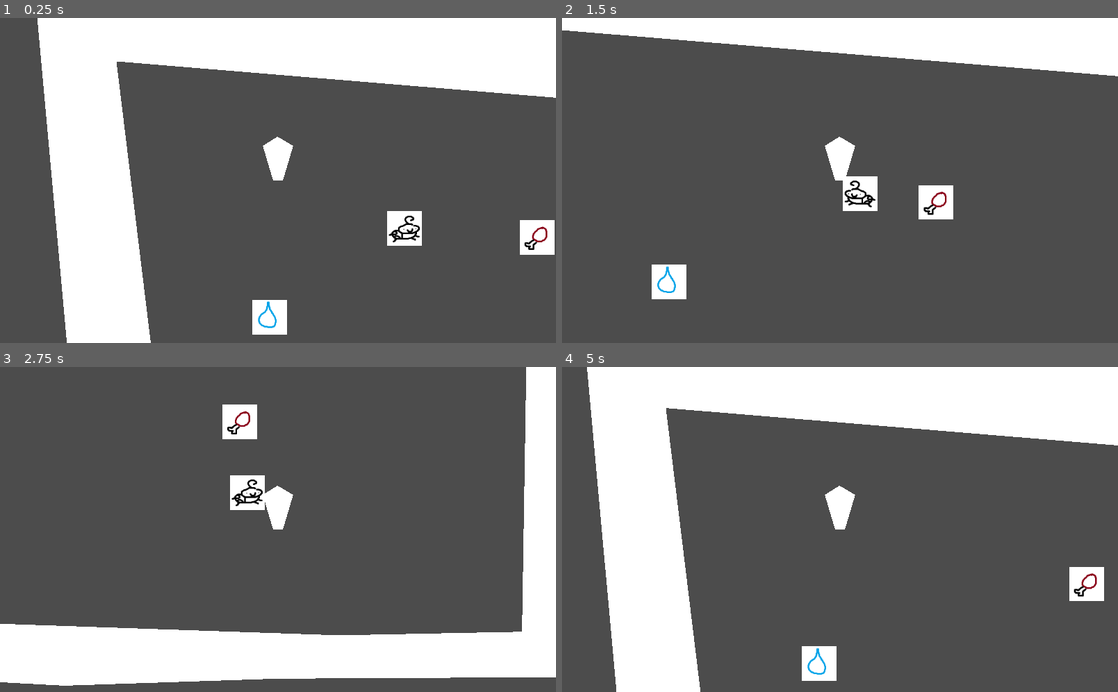
Above: before the commit, frames 1-4 (two rows, left to right).
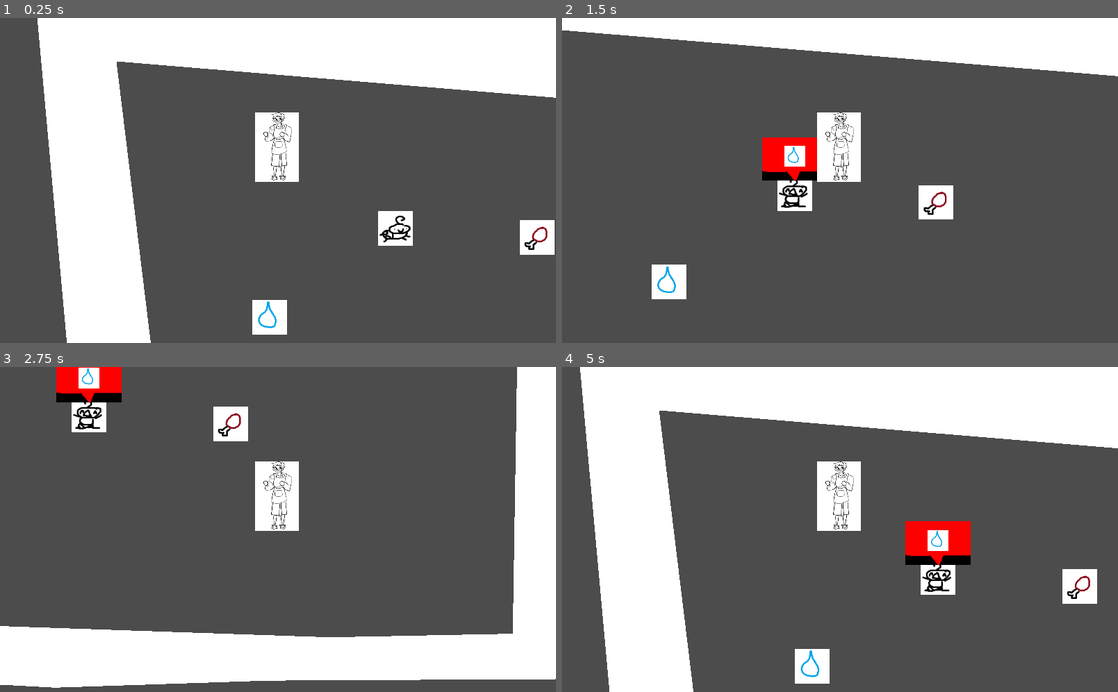
Above: after the commit, the same moments.

Repository: okay-cam/raising_kids
Game: Godot game, scene res://src/Level.tscn
The game is run twice, just before and just after one commit, with the same random seed, the same clock (stepped at 60 frames per second) and the same inputs.
Inputs (mouse positions are in pixels of both pictures, inside the frame that each line leads up to):
- Up to frame 1 (0.25 s): no input
- Up to frame 2 (1.5 s): move the mouse to (962, 164) at 0.52 s; hold D (right) 0.53-1.28 s; click (962, 164) at 0.6 s; move the mouse to (728, 196) at 1.27 s; hold S (down) from 1.28 s (still down); tap E (pickup) at 1.35 s
- Up to frame 3 (2.75 s): move the mouse to (333, 458) at 2.02 s; release S (down) at 2.03 s; hold D (right) from 2.03 s (still down); click (333, 458) at 2.1 s
- Up to frame 4 (5 s): move the mouse to (812, 594) at 2.77 s; release D (right) at 2.78 s; hold W (up) 2.78-3.53 s; tap E (pickup) at 2.85, 4.35 s; move the mouse to (1006, 578) at 3.52 s; hold A (left) from 3.53 s (still down); click (1006, 578) at 3.6 s; move the mouse to (673, 480) at 4.27 s

The runs differ from the first frame. In frame 1, 1.8% of the frame differs, in the area x 45-76%, y 29-71%; in frame 2, 3.7%; in frame 3, 6.5%; in frame 4, 7.5%, in the area x 3-100%, y 0-100%.

Commit message:
trying to fix baby patience

Diff:
--- a/src/Child.gd
+++ b/src/Child.gd
@@ -32,9 +32,9 @@
 # REQUESTS
 
 # time between requests !!unused atm
-const CHILL_TIME := 8
+const CHILL_TIME := 8.0
 # time to complete request
-const SERVE_TIME := 10
+const SERVE_TIME := 5.0
 
 # stores all possible requests for that child
 var request_bag = []
@@ -49,13 +49,22 @@
 var speed : float = 0
 var speed_goal : float = 0
 
-# SPEED
-# normally go to this speed
-const NORMAL_SPEED := 4.0
+# SPEEDS
+
+enum {
+	NORMAL,
+	HIT,
+	ZOOMIES
+}
+
+# normal speed (other items might be hit speed, zoomies speed, etc)
+const BABY_SPEED = [0.0]
+const KID_SPEED = [3.0]
+
 # speed when hit
 const HIT_SPEED := 25.0
-# go to fast speed after eating an item (!! for just babies?)
-const ZOOMIES_SPEED := 10.0
+# go to fast speed after eating an item (just kids)
+const ZOOMIES_SPEED := 8.0
 const LERP_SPEED := 0.05
 
 func _ready():
@@ -70,7 +79,7 @@
 
 # MOVEMENT
 func start_moving():
-	speed_goal = NORMAL_SPEED
+	speed_goal = get_speed(NORMAL)
 
 func _physics_process(delta):
 
@@ -88,20 +97,43 @@
 #		# some random rotation
 #		direction = direction.rotated( rand_range( -PI / 0.2 , PI / 0.2 ))
 
-
 	# face left when moving left
 	if state == WALK:
-		walk_animation()
+		do_walk_animation()
 		$Sprite.flip_h = direction.x < 0
-	else:
-		request_animation()
+
+	if state == REQUEST:
+		do_request_animation()
 		$Sprite.flip_h = false
 
-
+		# patience runs out after SERVE_TIME seconds
+		$Patience.value -= (100.0 / SERVE_TIME) * delta
+
+		var value = $Patience.value
+
+		# go from green to red over time
+#		$Patience.tint_progress.h = clamp(range_lerp(value, 0, 100, 0 - 20, 120 + 20), 0, 120)
+		$Patience.tint_progress.h = range_lerp(value, 0, 100, 0, 1)
+
+		print("val")
+		print(value)
+		print("patience tint")
+		print($Patience.tint_progress.h)
+
+
+
+
+
+func get_speed(type):
+	match age:
+		BABY:
+			return BABY_SPEED[type]
+		KID:
+			return KID_SPEED[type]
 
 
 func _on_ZoomiesCooldown_timeout():
-	speed_goal = NORMAL_SPEED
+	speed_goal = get_speed(NORMAL)
 
 
 
@@ -119,8 +151,10 @@
 	direction = body.velocity.normalized()
 
 	speed = HIT_SPEED
-	speed_goal = ZOOMIES_SPEED
-	$ZoomiesCooldown.start()
+
+	if age == KID:
+		speed_goal = ZOOMIES_SPEED
+		$ZoomiesCooldown.start()
 
 	# remove item
 	body.take()
@@ -146,6 +180,10 @@
 
 # give child a request
 func generate_request():
+	if request_bag.size() <= 0:
+		print_debug("ran out of requests")
+		return
+
 	state = REQUEST
 
 	# choose from request bag
@@ -154,19 +192,23 @@
 	# show request
 	$RequestIcon.show()
 	$RequestIcon.frame = current_request
+	$Patience.show()
+	$Patience.value = 100
 
 	# change sprite animation to requesting
-	request_animation()
-
-
-func request_animation():
+	do_request_animation()
+
+
+func do_request_animation():
 	$Sprite.animation = str(age) + "Request"
-func walk_animation():
+func do_walk_animation():
 	$Sprite.animation = str(age) + "Walk"
 
 func remove_request():
 	state = WALK
 	$RequestIcon.hide()
+	$Patience.hide()
+
 	$StartRequest.stop()
 
 func _on_StartRequest_timeout():
--- a/src/Child.tscn
+++ b/src/Child.tscn
@@ -1,9 +1,11 @@
-[gd_scene load_steps=8 format=2]
+[gd_scene load_steps=10 format=2]
 
 [ext_resource path="res://assets/placeholder/baby_happy.png" type="Texture" id=1]
 [ext_resource path="res://assets/placeholder/baby_sad.png" type="Texture" id=2]
 [ext_resource path="res://src/Child.gd" type="Script" id=3]
 [ext_resource path="res://src/ItemFrames.tres" type="SpriteFrames" id=4]
+[ext_resource path="res://src/theme.tres" type="Theme" id=5]
+[ext_resource path="res://assets/placeholder/request_box.png" type="Texture" id=6]
 
 [sub_resource type="SpriteFrames" id=1]
 animations = [ {
@@ -33,6 +35,32 @@
 frames = SubResource( 1 )
 animation = "1Walk"
 
+[node name="Patience" type="TextureProgress" parent="."]
+anchor_left = 0.5
+anchor_top = 0.5
+anchor_right = 0.5
+anchor_bottom = 0.5
+margin_left = -40.0
+margin_top = -94.0
+margin_right = 40.0
+margin_bottom = -34.0
+grow_horizontal = 2
+grow_vertical = 2
+rect_min_size = Vector2( 80, 60 )
+size_flags_horizontal = 4
+size_flags_vertical = 4
+theme = ExtResource( 5 )
+value = 80.0
+texture_under = ExtResource( 6 )
+texture_progress = ExtResource( 6 )
+tint_progress = Color( 0, 1, 0, 1 )
+
+[node name="RequestIcon" type="AnimatedSprite" parent="."]
+position = Vector2( 0, -69 )
+scale = Vector2( 0.6, 0.6 )
+frames = ExtResource( 4 )
+animation = "Items"
+
 [node name="MoveCollision" type="CollisionShape2D" parent="."]
 shape = SubResource( 2 )
 
@@ -43,14 +71,8 @@
 [node name="ItemCollision" type="CollisionShape2D" parent="ItemArea"]
 shape = SubResource( 3 )
 
-[node name="RequestIcon" type="AnimatedSprite" parent="."]
-position = Vector2( 0, -56 )
-scale = Vector2( 0.5, 0.5 )
-frames = ExtResource( 4 )
-animation = "Items"
-
 [node name="StartRequest" type="Timer" parent="."]
-wait_time = 8.0
+wait_time = 0.5
 one_shot = true
 
 [node name="ZoomiesCooldown" type="Timer" parent="."]
--- a/src/Player.tscn
+++ b/src/Player.tscn
@@ -1,7 +1,8 @@
-[gd_scene load_steps=6 format=2]
+[gd_scene load_steps=7 format=2]
 
 [ext_resource path="res://src/Player.gd" type="Script" id=1]
 [ext_resource path="res://src/ItemFrames.tres" type="SpriteFrames" id=2]
+[ext_resource path="res://assets/placeholder/person.png" type="Texture" id=3]
 [ext_resource path="res://src/Bullet.tscn" type="PackedScene" id=5]
 
 [sub_resource type="CircleShape2D" id=1]
@@ -10,12 +11,18 @@
 radius = 67.0
 
 [node name="Player" type="KinematicBody2D" groups=["Player", "Reset"]]
-collision_mask = 2
+collision_mask = 18
 script = ExtResource( 1 )
 BulletResource = ExtResource( 5 )
 
 [node name="PlayerPolygon" type="Polygon2D" parent="."]
+visible = false
 polygon = PoolVector2Array( -28, -64, -1, -81, 28, -64, 9, 0, -9, 0 )
+
+[node name="Sprite" type="Sprite" parent="."]
+position = Vector2( -2, -62 )
+scale = Vector2( 0.5, 0.5 )
+texture = ExtResource( 3 )
 
 [node name="MovementCollision" type="CollisionShape2D" parent="."]
 position = Vector2( 0, -9 )
--- /dev/null
+++ b/src/theme.tres
@@ -0,0 +1,10 @@
+[gd_resource type="Theme" load_steps=3 format=2]
+
+[ext_resource path="res://assets/placeholder/request_box_filled.png" type="Texture" id=1]
+
+[sub_resource type="StyleBoxTexture" id=2]
+texture = ExtResource( 1 )
+region_rect = Rect2( 0, 0, 120, 80 )
+
+[resource]
+ProgressBar/styles/fg = SubResource( 2 )
Binary file added: assets/placeholder/person.png
Not shown, added: assets/placeholder/person.png.import
Binary file added: assets/placeholder/request_box.png
Not shown, added: assets/placeholder/request_box.png.import
Binary file added: assets/placeholder/request_box_filled.png
Not shown, added: assets/placeholder/request_box_filled.png.import
